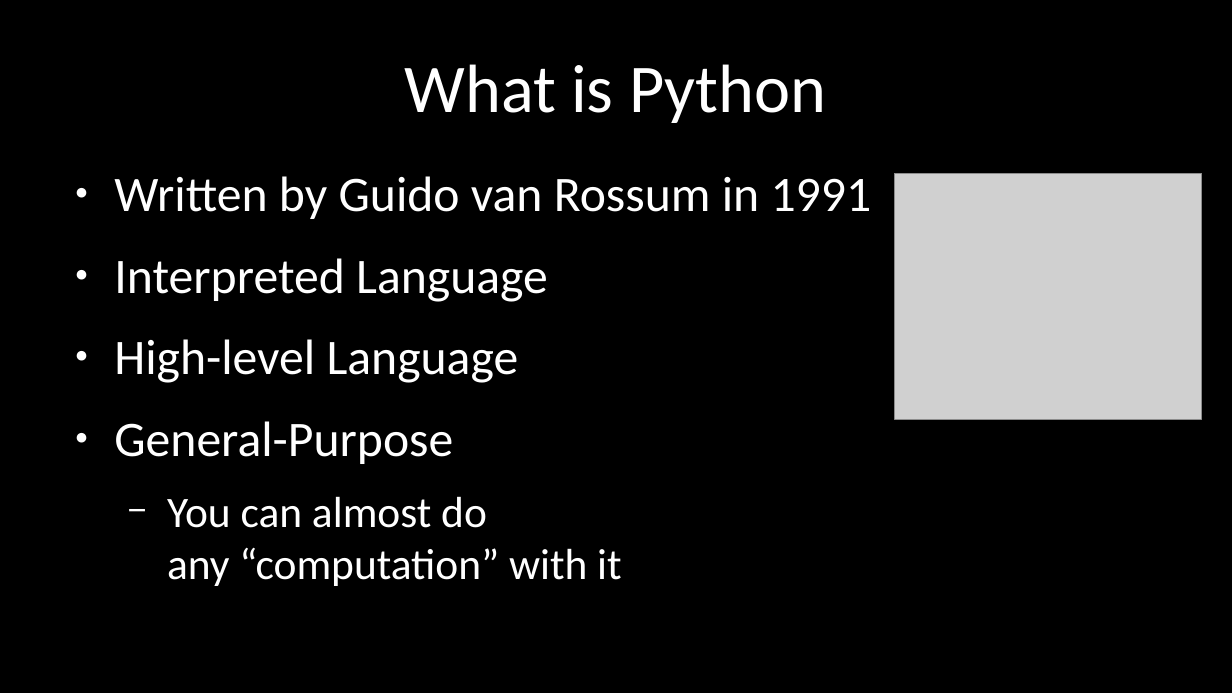
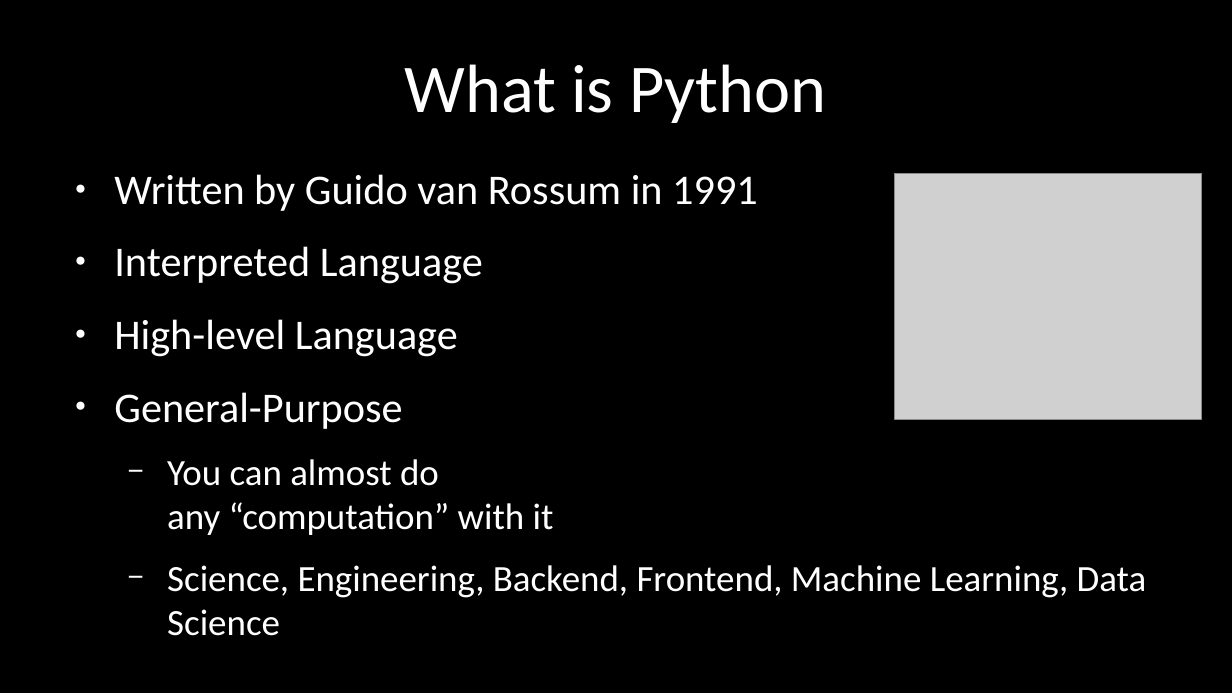
Before and after one commit to saedx1/talks, a slide deck: slide 5 of 02_python_intro/slides.odp. Drawn at 1232x693 pixels with LibreOffice and Linux fonts; fonts in the diff are those of the drawing; grey boxes stand for pictures. Boxes give left, top, right and bottom in pixels: in the first picture for what was removed or moved away, otherwise in the second. Text is boxed around its words. In the diff, an @@ line names an element or a change of style, - is before the commit and + after.

```diff
--- a/02_python_intro/slides.odp
+++ b/02_python_intro/slides.odp
@@ text at [114, 174, 758, 535]: size 32 to 27.2 pt in "Written by Guido van Rossum in 1991", "Interpreted Language", "High-level Language", "General-Purpose"; size 28 to 23.8 pt in "You can almost do any “computation” with ..." @@
@@ text at [167, 565, 1147, 636]: paragraph added @@
+  − Science, Engineering, Backend, Frontend, Machine Learning, Data Science
```
Also in this commit, not shown: 1 other slide changed, 1 slide added, 5 other files.
